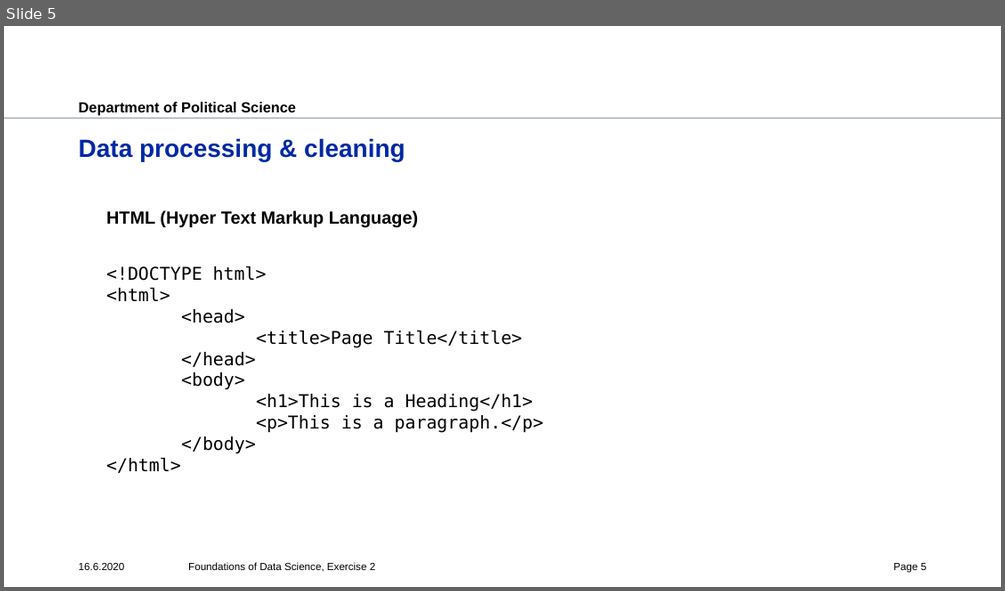
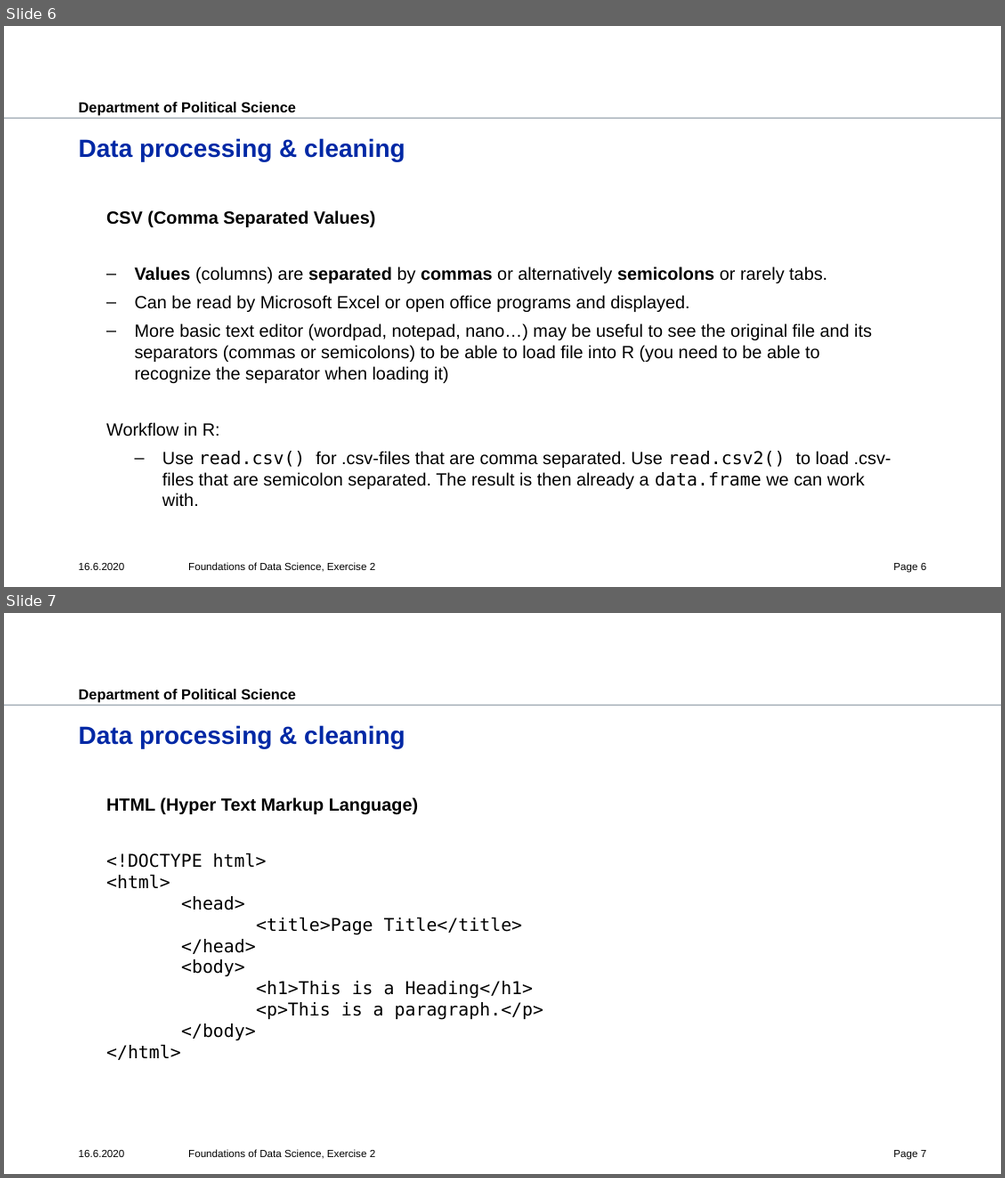
Before and after one commit to polianchykova/fds-2020-exercise, a slide deck: ex2/ex2.pptx. Shown one above the other, each under a label of ours: slide 5 before the commit, slides 6 and 7 after it. The pictures are 1005x591 and 1005x1178 pixels, drawn with LibreOffice and Linux fonts; fonts in the diff are those of the drawing; background and template pictures are left out. Boxes give left, top, right and bottom in pixels: in the first picture for what was removed or moved away, otherwise in the second. Text is boxed around its words. In the diff, an @@ line names an element or a change of style, - is before the commit and + after.

```diff
--- a/ex2/ex2.pptx
+++ b/ex2/ex2.pptx
@@ slide 6 added at (4, 26, 1001, 587), background #FFFFFF; not listed: 2 template elements that a slide beside it also shows @@
@@ title added at (79, 138, 404, 161), 24 pt, text #0028A5, bold @@
+Data processing & cleaning
@@ text added at (106, 210, 891, 506), 17 pt, text #000000 @@
+  CSV (Comma Separated Values)
+  – Values (columns) are separated by commas or alternatively semicolons or rarely tabs.
+  – Can be read by Microsoft Excel or open office programs and displayed.
+  – More basic text editor (wordpad, notepad, nano…) may be useful to see the original file and its separators (commas or semicolons) to be able to load file into R (you need to be able to recognize the separator when loading it)
+  Workflow in R:
+    – Use read.csv() for .csv-files that are comma separated. Use read.csv2() to load .csv-files that are semicolon separated. The result is then already a data.frame we can work with.
@@ text added at (79, 563, 125, 570), 10 pt, text #000000 @@
+16.6.2020
@@ text added at (188, 562, 375, 572), 10 pt, text #000000 @@
+Foundations of Data Science, Exercise 2
@@ page number added at (893, 563, 926, 572), 10 pt, text #000000 @@
+Page 6
@@ what was slide 5 is now slide 7 @@
@@ page number at (893, 1150, 926, 1159): text changed @@
-Page 5
+Page 7
```
Also in this commit, not shown: 4 slides changed, 3 other slides added, 3 other files.
